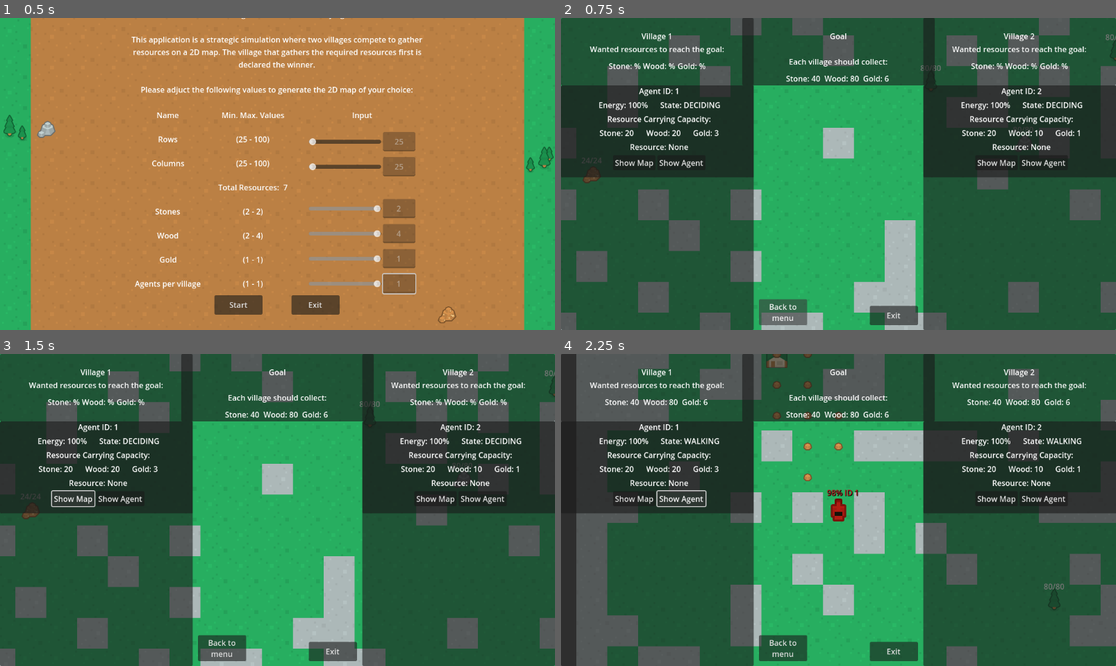
Above: before the commit, frames 1-4 (two rows, left to right).
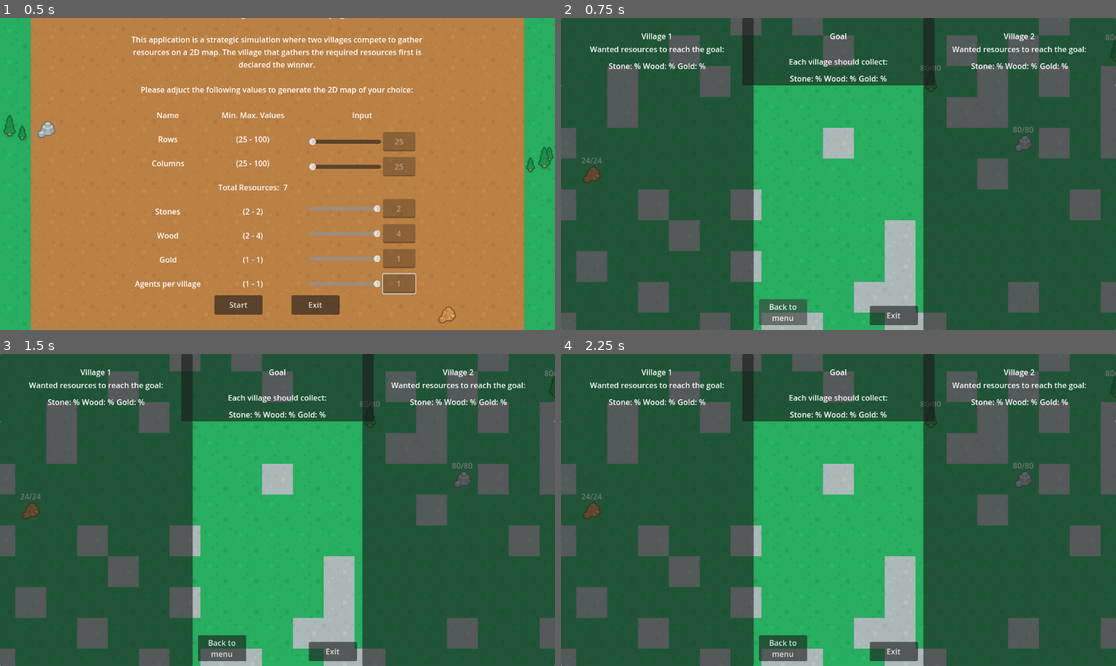
Above: after the commit, the same moments.

Repository: ApostolisSiampanis/intelligent-agents
Game: Godot game, scene res://scenes/input_screen.tscn
The game is run twice, just before and just after one commit, with the same random seed, the same clock (stepped at 60 frames per second) and the same inputs.
Inputs (mouse positions are in pixels of both pictures, inside the frame that each line leads up to):
- Up to frame 1 (0.5 s): no input
- Up to frame 2 (0.75 s): click "Start" at 0.5 s
- Up to frame 3 (1.5 s): click (72, 497) at 1.25 s, where only the run before the commit has a clickable "Show Map"
- Up to frame 4 (2.25 s): click (683, 497) at 2 s, where only the run before the commit has a clickable "Show Agent"

Frame 1 is identical in both runs. In frame 2, 20% of the frame differs, in the area x 0-100%, y 18-52%; in frame 3, 20%; in frame 4, 50%, in the area x 0-100%, y 0-100%.
Error after the commit: Parse Error: Static function "resource_type_to_str()" not found in base "Village". (res://scripts/info_card.gd:45)

Commit message:
Update info_card.gd
- Change agent variable type to Agent.
- Update carrying resource label text assignment (update_info function).
- Add TODO in update_info function.

Diff:
--- a/scripts/info_card.gd
+++ b/scripts/info_card.gd
@@ -1,6 +1,6 @@
 extends Node2D
 
-var agent: Node
+var agent: Agent
 var map_highlighted: bool = false
 
 var agent_highlighted: bool = false  # To track if the agent is highlighted
@@ -40,8 +40,9 @@
 
 		label_energy.text = "Energy: %s" % str(agent.energy) + "%"
 
-		if agent.current_carrying_resource:
-			label_resource.text = "Carrying: " + str(agent.current_carrying_resource.type) + " (" + str(agent.current_carrying_resource.quantity) + ")"
+		var carrying_resource := agent.current_carrying_resource
+		if carrying_resource:
+			label_resource.text = "Carrying: " + Village.resource_type_to_str(carrying_resource.type) + " (" + str(agent.current_carrying_resource.quantity) + ")"
 		else:
 			label_resource.text = "Resource: None"
 
@@ -50,6 +51,13 @@
 func update_chromosome_labels():
 	if agent != null and agent.chromosome != null:
 		var chromosome = agent.chromosome
+
+		# TODO:
+		# Speed
+		#if chromosome[3] == "0":
+			#label_chromosome_speed.text = "Speed: 100"
+		#else:
+			#label_chromosome_speed.text = "Speed: 150"
 
 		# Wood capacity
 		label_wood_capacity.text = "Wood: %s" % str(chromosome.wood_carry_capacity)
